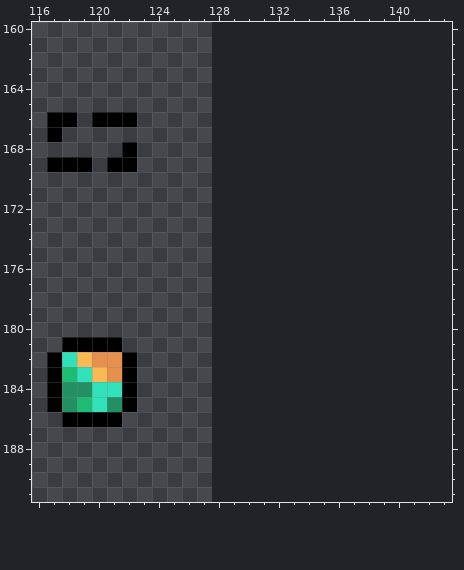
Edited in one commit: pixel-art file (Projects/TastyRoad/Assets/Sprites/_Other/_Emoji Sprite Assets/Emoji_GamePad.aseprite). The first picture shows the starting point.
128x192 pixels, 1 frame. Shown: x 116..143, y 160..191. The old version is drawn lined up with the new one, on the new canvas.
After:
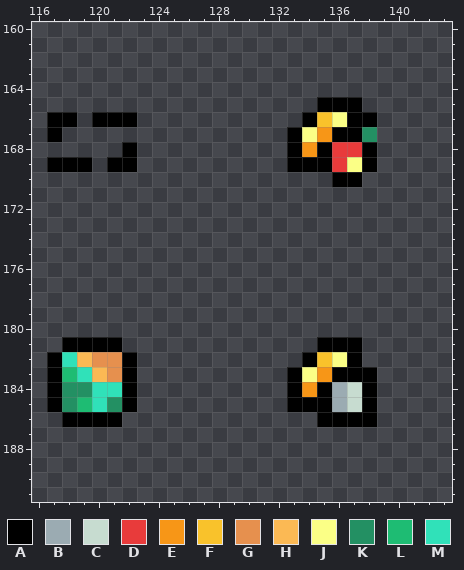
Palette (. is transparent): A #000000  B #9babb2  C #c7dcd0  D #e83b3b  E #f79617  F #f9c22b  G #e6904e  H #fbb954  J #fbff86  K #239063  L #1ebc73  M #30e1b9
Difference:
canvas 128x192 -> 144x192
y 165: x 135..137 ... -> AAA
y 166: x 134..138 ..... -> AFJAA
y 167: x 133..138 ...... -> AJEAAK
y 168: x 133..138 ...... -> AEADDA
y 169: x 133..138 ...... -> AAADJA
y 170: x 136..137 .. -> AA
y 181: x 135..137 ... -> AAA
y 182: x 134..137 .... -> AFJA
y 183: x 133..138 ...... -> AJEAAA
y 184: x 133..138 ...... -> AEABCA
y 185: x 133..138 ...... -> AAABCA
y 186: x 135..138 .... -> AAAA
Changed places in both pictures, as pixel boxes (x1, y1, x2, y2):
added: (287, 97, 377, 187)
added: (287, 337, 377, 427)
